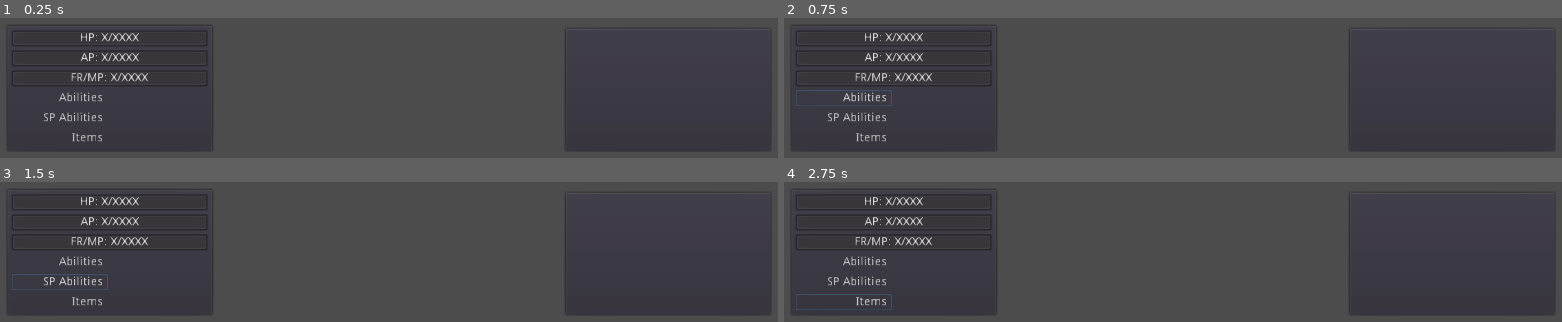
Above: before the commit, frames 1-4 (two rows, left to right).
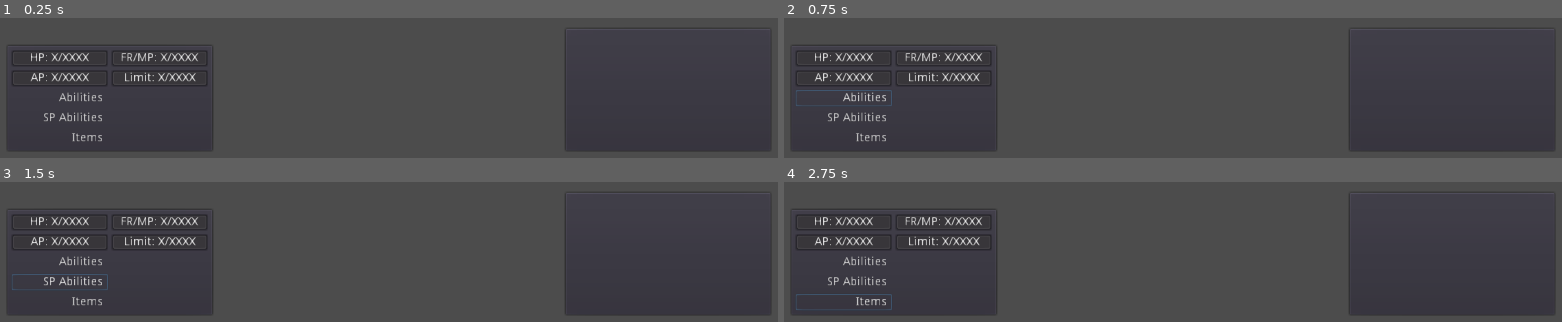
Above: after the commit, the same moments.

Repository: cypher31/come-sail-away
Game: Godot game, scene res://stage_battle/stage_battle.tscn
Same seed, same stepped clock (60 frames per second), same inputs: the game is played once before the commit and once after it. This scene is started directly instead of the project's main scene. The engine's default icon, where the game draws it, is replaced by a stand-in: a white triangle on a blue panel in a dark square.
Inputs:
- Up to frame 1 (0.25 s): no input
- Up to frame 2 (0.75 s): click "Abilities" at 0.5 s
- Up to frame 3 (1.5 s): click "SP Abilities" at 1.25 s
- Up to frame 4 (2.75 s): click "Items" at 2 s

The runs differ from the first frame. In frame 1, 2.0% of the frame differs, in the area x 1-28%, y 5-49%; in frame 2, 2.0%; in frame 3, 2.0%; in frame 4, 2.0%.
Error in both runs: Invalid call. Nonexistent function 'get_node' in base 'Nil'. (res://utility.gd:45)

Commit message:
Continue updating battle menu

Diff:
--- a/main_char_prototype/main_char_prototype.gd
+++ b/main_char_prototype/main_char_prototype.gd
@@ -23,6 +23,7 @@
 var magic_points_max : int = magic * 4
 var frenzy_points_max : int = frenzy * 4
 var dexterity_points_max : int = dexterity * 4
+export var class_base : String = "warrior" #4 base classes warrior, defender, hunter, mage
 
 #battle stats
 var health_points : int = health #health during battle
@@ -31,6 +32,8 @@
 var frenzy_points : int = frenzy_points_max
 var dexterity_points : int = dexterity_points_max
 var power_points : int = power_points_max
+var limit_points : float #limit points during battle
+var limit_points_max : float = 100 #max number is always 100
 var turn_timer : Timer
 var char_class : String #character base clas
 
@@ -178,7 +181,7 @@
 func _attack_collision(body):
 	if body.is_in_group("enemy"):
 		body._enemy_hit(strength)
-		print("HIT!")
+		_limit_calc_attack(strength)
 		pass
 	return
 
@@ -204,3 +207,12 @@
 
 	set_physics_process(true)
 	return
+
+func _limit_calc_attack(strength):
+	limit_points += float(strength) / 4.0
+	utility.emit_signal("update_battle_menu", self)
+	return
+
+func _limit_calc_defend(damage):
+
+	return
--- a/menu_battle_player/menu_battle_player.tscn
+++ b/menu_battle_player/menu_battle_player.tscn
@@ -13,27 +13,32 @@
 
 [node name="PanelContainer" type="PanelContainer" parent="."]
 margin_left = 20.0
-margin_top = 366.0
+margin_top = 390.0
 margin_right = 270.0
 margin_bottom = 520.0
-rect_min_size = Vector2( 250, 150 )
+rect_min_size = Vector2( 250, 50 )
 size_flags_vertical = 8
 
 [node name="VBoxContainer" type="VBoxContainer" parent="PanelContainer"]
 margin_left = 7.0
 margin_top = 7.0
 margin_right = 243.0
-margin_bottom = 147.0
-
-[node name="bar_hp" type="ProgressBar" parent="PanelContainer/VBoxContainer"]
-margin_right = 236.0
-margin_bottom = 20.0
-rect_min_size = Vector2( 0, 20 )
-step = 1.0
-rounded = true
-percent_visible = false
-
-[node name="Label" type="Label" parent="PanelContainer/VBoxContainer/bar_hp"]
+margin_bottom = 123.0
+
+[node name="hp_rs_container" type="HBoxContainer" parent="PanelContainer/VBoxContainer"]
+margin_right = 236.0
+margin_bottom = 20.0
+
+[node name="bar_hp" type="ProgressBar" parent="PanelContainer/VBoxContainer/hp_rs_container"]
+margin_right = 116.0
+margin_bottom = 20.0
+rect_min_size = Vector2( 0, 20 )
+size_flags_horizontal = 3
+step = 1.0
+rounded = true
+percent_visible = false
+
+[node name="Label" type="Label" parent="PanelContainer/VBoxContainer/hp_rs_container/bar_hp"]
 anchor_top = 0.5
 anchor_right = 1.0
 anchor_bottom = 0.5
@@ -46,16 +51,44 @@
 "_edit_use_anchors_": false
 }
 
-[node name="bar_action" type="ProgressBar" parent="PanelContainer/VBoxContainer"]
+[node name="bar_resource" type="ProgressBar" parent="PanelContainer/VBoxContainer/hp_rs_container"]
+margin_left = 120.0
+margin_right = 236.0
+margin_bottom = 20.0
+rect_min_size = Vector2( 0, 20 )
+size_flags_horizontal = 3
+step = 1.0
+rounded = true
+percent_visible = false
+
+[node name="Label" type="Label" parent="PanelContainer/VBoxContainer/hp_rs_container/bar_resource"]
+anchor_top = 0.5
+anchor_right = 1.0
+anchor_bottom = 0.5
+margin_top = -7.0
+margin_bottom = 7.0
+size_flags_horizontal = 3
+text = "FR/MP: X/XXXX"
+align = 1
+__meta__ = {
+"_edit_use_anchors_": false
+}
+
+[node name="ap_lim_container" type="HBoxContainer" parent="PanelContainer/VBoxContainer"]
 margin_top = 24.0
 margin_right = 236.0
 margin_bottom = 44.0
-rect_min_size = Vector2( 0, 20 )
-step = 1.0
-rounded = true
-percent_visible = false
-
-[node name="Label" type="Label" parent="PanelContainer/VBoxContainer/bar_action"]
+
+[node name="bar_action" type="ProgressBar" parent="PanelContainer/VBoxContainer/ap_lim_container"]
+margin_right = 116.0
+margin_bottom = 20.0
+rect_min_size = Vector2( 0, 20 )
+size_flags_horizontal = 3
+step = 1.0
+rounded = true
+percent_visible = false
+
+[node name="Label" type="Label" parent="PanelContainer/VBoxContainer/ap_lim_container/bar_action"]
 anchor_top = 0.5
 anchor_right = 1.0
 anchor_bottom = 0.5
@@ -68,32 +101,33 @@
 "_edit_use_anchors_": false
 }
 
-[node name="bar_resource" type="ProgressBar" parent="PanelContainer/VBoxContainer"]
+[node name="bar_limit" type="ProgressBar" parent="PanelContainer/VBoxContainer/ap_lim_container"]
+margin_left = 120.0
+margin_right = 236.0
+margin_bottom = 20.0
+rect_min_size = Vector2( 0, 20 )
+size_flags_horizontal = 3
+step = 1.0
+rounded = true
+percent_visible = false
+
+[node name="Label" type="Label" parent="PanelContainer/VBoxContainer/ap_lim_container/bar_limit"]
+anchor_top = 0.5
+anchor_right = 1.0
+anchor_bottom = 0.5
+margin_top = -7.0
+margin_bottom = 7.0
+size_flags_horizontal = 3
+text = "Limit: X/XXXX"
+align = 1
+__meta__ = {
+"_edit_use_anchors_": false
+}
+
+[node name="HBoxContainer" type="HBoxContainer" parent="PanelContainer/VBoxContainer"]
 margin_top = 48.0
 margin_right = 236.0
-margin_bottom = 68.0
-rect_min_size = Vector2( 0, 20 )
-step = 1.0
-rounded = true
-percent_visible = false
-
-[node name="Label" type="Label" parent="PanelContainer/VBoxContainer/bar_resource"]
-anchor_top = 0.5
-anchor_right = 1.0
-anchor_bottom = 0.5
-margin_top = -7.0
-margin_bottom = 7.0
-size_flags_horizontal = 3
-text = "FR/MP: X/XXXX"
-align = 1
-__meta__ = {
-"_edit_use_anchors_": false
-}
-
-[node name="HBoxContainer" type="HBoxContainer" parent="PanelContainer/VBoxContainer"]
-margin_top = 72.0
-margin_right = 236.0
-margin_bottom = 140.0
+margin_bottom = 116.0
 size_flags_vertical = 3
 
 [node name="menu" type="VBoxContainer" parent="PanelContainer/VBoxContainer/HBoxContainer"]
--- a/stage_battle/stage_battle.gd
+++ b/stage_battle/stage_battle.gd
@@ -10,6 +10,7 @@
 
 	utility.connect("turn_over", self, "_next_turn")
 	utility.connect("entity_hp_zero", self, "_remove_turn")
+	utility.connect("update_battle_menu", self, "_update_battle_menu")
 	pass # Replace with function body.
 
 
@@ -73,7 +74,8 @@
 
 	var next_turn = dict_turn_order[dict_turn_order.keys().min()]
 
-	next_turn.turn_active = true
+	next_turn.turn_active = true #active the next characters turn
+	utility.emit_signal("update_battle_menu", next_turn) #update battle menu for next character
 	return
 
 func _remove_turn(entity_key):
@@ -82,12 +84,47 @@
 
 func _update_battle_menu(character):
 	var battle_menu = $container_menu/menu_battle_player
-	var bar_hp : ProgressBar = battle_menu.get_node("PanelContainer/VBoxContainer/bar_hp")
+	var menu_name : Label= battle_menu.get_node("PanelContainer/VBoxContainer/name")
+	var bar_hp : ProgressBar = battle_menu.get_node("PanelContainer/VBoxContainer/hp_rs_container/bar_hp")
 	var bar_hp_label : Label = bar_hp.get_node("Label")
-	var bar_action : ProgressBar = battle_menu.get_node("PanelContainer/VBoxContainer/bar_action")
+	var bar_action : ProgressBar = battle_menu.get_node("PanelContainer/VBoxContainer/ap_lim_container/bar_action")
 	var bar_action_label : Label = bar_action.get_node("Label")
-	var bar_resource : ProgressBar = battle_menu.get_node("PanelContainer/VBoxContainer/bar_resource")
+	var bar_resource : ProgressBar = battle_menu.get_node("PanelContainer/VBoxContainer/hp_rs_container/bar_resource")
 	var bar_resource_label : Label = bar_resource.get_node("Label")
+	var bar_limit : ProgressBar = battle_menu.get_node("PanelContainer/VBoxContainer/ap_lim_container/bar_limit")
+	var bar_limit_label : Label = bar_limit.get_node("Label")
+
+	#character variables
+	var char_class = character.class_base
+
+	#set resource bar
+	if char_class == "warrior":
+		bar_resource.max_value = character.power_points_max
+		bar_resource.set_value(character.power_points)
+		var label_string_resource = "PP: %s/%s"
+		var final_string_resource = label_string_resource % [character.power_points, character.power_points_max]
+		bar_resource_label.set_text(final_string_resource)
+	elif char_class == "defender":
+		bar_resource.max_value = character.frenzy_points_max
+		bar_resource.set_value(character.frenzy_points)
+		var label_string_resource = "FP: %s/%s"
+		var final_string_resource = label_string_resource % [character.frenzy_points, character.frenzy_points_max]
+		bar_resource_label.set_text(final_string_resource)
+	elif char_class == "hunter":
+		bar_resource.max_value = character.dexterity_points_max
+		bar_resource.set_value(character.dexterity_points)
+		var label_string_resource = "DP: %s/%s"
+		var final_string_resource = label_string_resource % [character.dexterity_points, character.dexterity_points_max]
+		bar_resource_label.set_text(final_string_resource)
+	elif char_class == "mage":
+		bar_resource.max_value = character.magic_points_max
+		bar_resource.set_value(character.magic_points)
+		var label_string_resource = "MP: %s/%s"
+		var final_string_resource = label_string_resource % [character.magic_points, character.magic_points_max]
+		bar_resource_label.set_text(final_string_resource)
+
+	#set name
+#	menu_name.set_text(character.get_name())
 
 	#set hp bar
 	bar_hp.max_value = character.health
@@ -103,10 +140,10 @@
 	var final_string_action = label_string_action % [character.action_points, character.action_max]
 	bar_action_label.set_text(final_string_action)
 
-	#set resource bar
-	bar_resource.max_value = character.power
-	bar_resource.set_value(character.power_points_max)
-	var label_string_resource = "PP: %s/%s"
-	var final_string_resource = label_string_resource % [character.power_points, character.power_points_max]
-	bar_resource_label.set_text(final_string_resource)
+	#set limit bar
+	bar_limit.max_value = character.limit_points_max
+	bar_limit.set_value(character.limit_points)
+	var label_string_limit = "Limit: %s/%s"
+	var final_string_limit = label_string_limit % [character.limit_points, character.limit_points_max]
+	bar_limit_label.set_text(final_string_limit)
 	return
